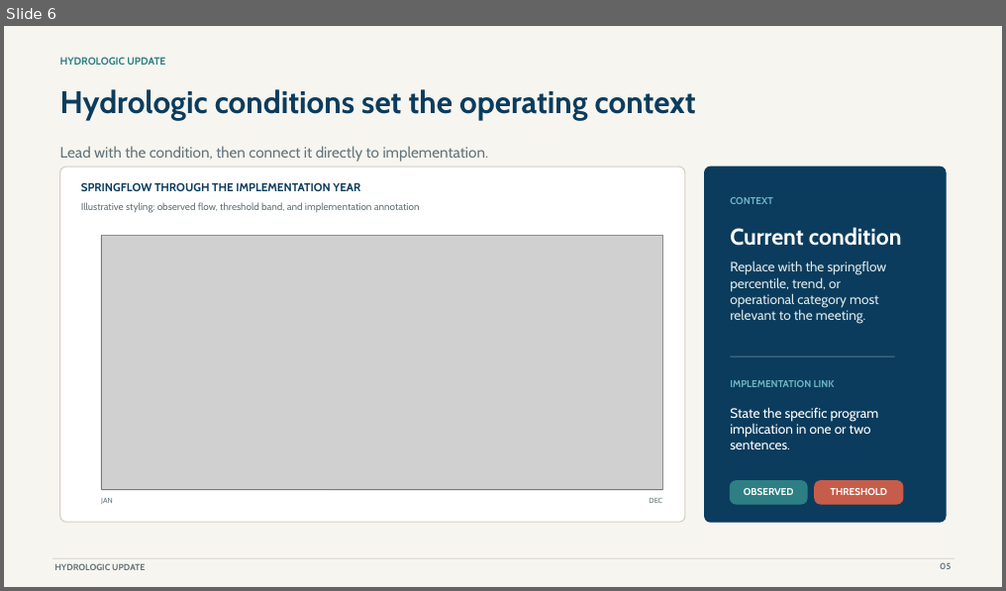
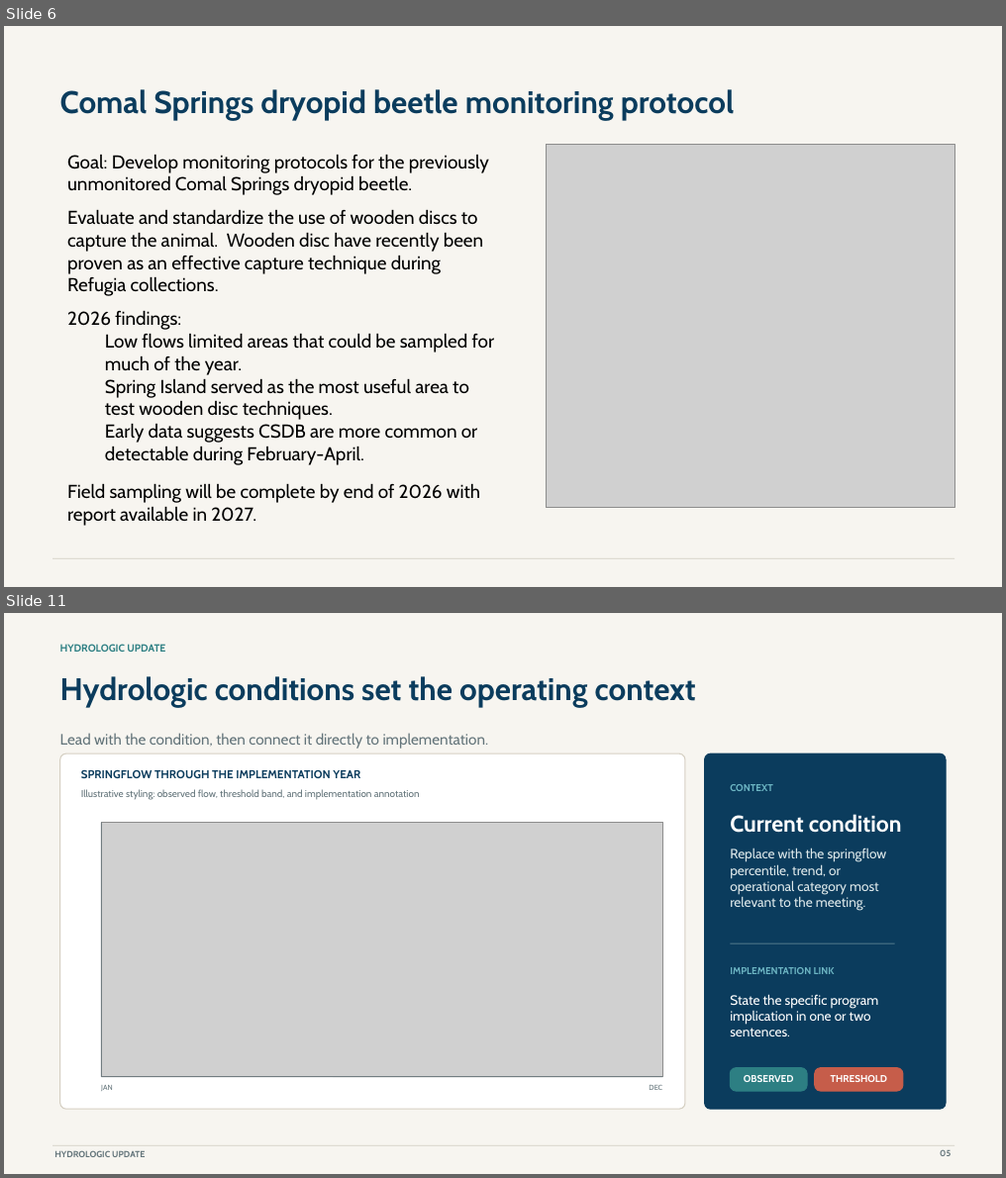
Before and after one commit to cfurl/EAHCP-Fall-2026-Sci-Comm, a slide deck: Supporting_Measures/Supporting Measures.pptx. Shown one above the other, each under a label of ours: slide 6 before the commit, slides 6 and 11 after it; the slides between them are not shown. The pictures are 1006x591 and 1006x1178 pixels, drawn with LibreOffice and Linux fonts; fonts in the diff are those of the drawing; grey boxes stand for pictures. Boxes give left, top, right and bottom in pixels: in the first picture for what was removed or moved away, otherwise in the second. Text is boxed around its words. In the diff, an @@ line names an element or a change of style, - is before the commit and + after.

```diff
--- a/Supporting_Measures/Supporting Measures.pptx
+++ b/Supporting_Measures/Supporting Measures.pptx
@@ slide 6 added at box(4, 26, 1002, 587), background #F7F5F0 @@
@@ text added at box(60, 89, 734, 121), 30 pt, text #0B3C5D, bold @@
+Comal Springs dryopid beetle monitoring protocol
@@ picture added at box(546, 144, 954, 508) @@
@@ text added at box(67, 154, 495, 466), 18 pt, text #000000 @@
+Goal: Develop monitoring protocols for the previously unmonitored Comal Springs dryopid beetle.
+Evaluate and standardize the use of wooden discs to capture the animal. Wooden disc have recently been proven as an effective capture technique during Refugia collections.
+2026 findings:
+  Low flows limited areas that could be sampled for much of the year.
+  Spring Island served as the most useful area to test wooden disc techniques.
+  Early data suggests CSDB are more common or detectable during February-April.
@@ text added at box(67, 483, 480, 526), 18 pt, text #000000 @@
+Field sampling will be complete by end of 2026 with report available in 2027.
@@ line added from (53, 559) to (954, 559), #A69E8F 0.6 pt @@
@@ what was slide 6 is now slide 11 @@
```
Also in this commit, not shown: 3 slides changed, 5 other slides added, 1 slide removed, 5 other files.
